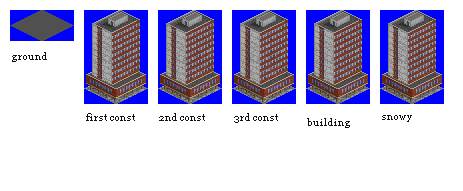
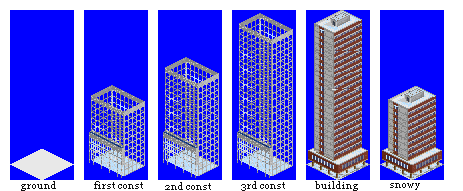
Comparing the layer stacks of the two w=463, h=191 images. Changes:
added layer "EXAMPLE_B_SNOW" above "EXAMPLE_B" over [10, 10, 444, 180]
hid "EXAMPLE", painted on it over [10, 10, 444, 191]
painted on "BACKGROUND" over [10, 41, 444, 191]
